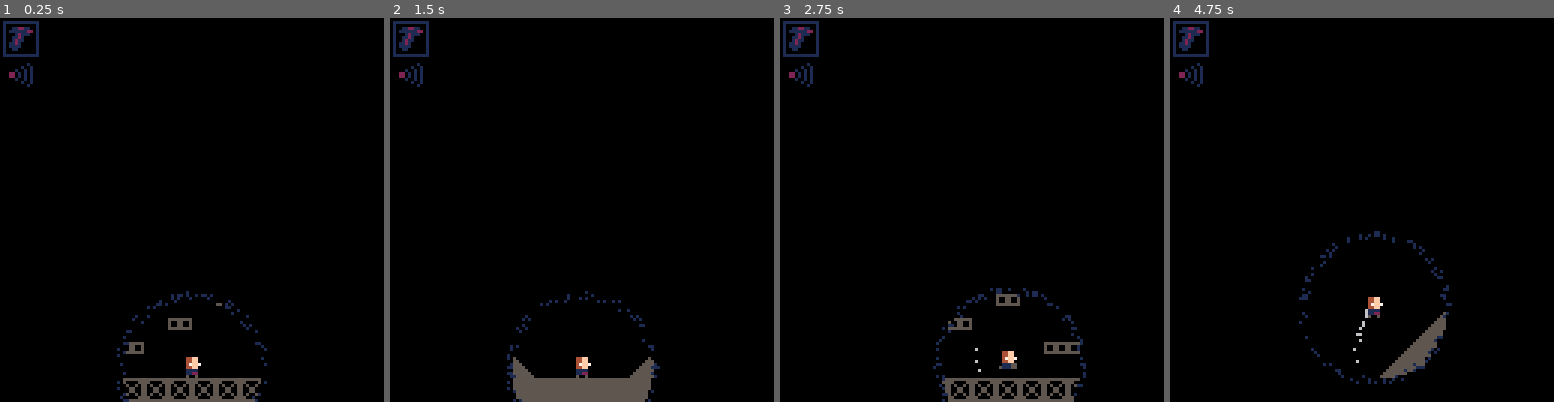
Above: before the commit, frames 1-4 (left to right).
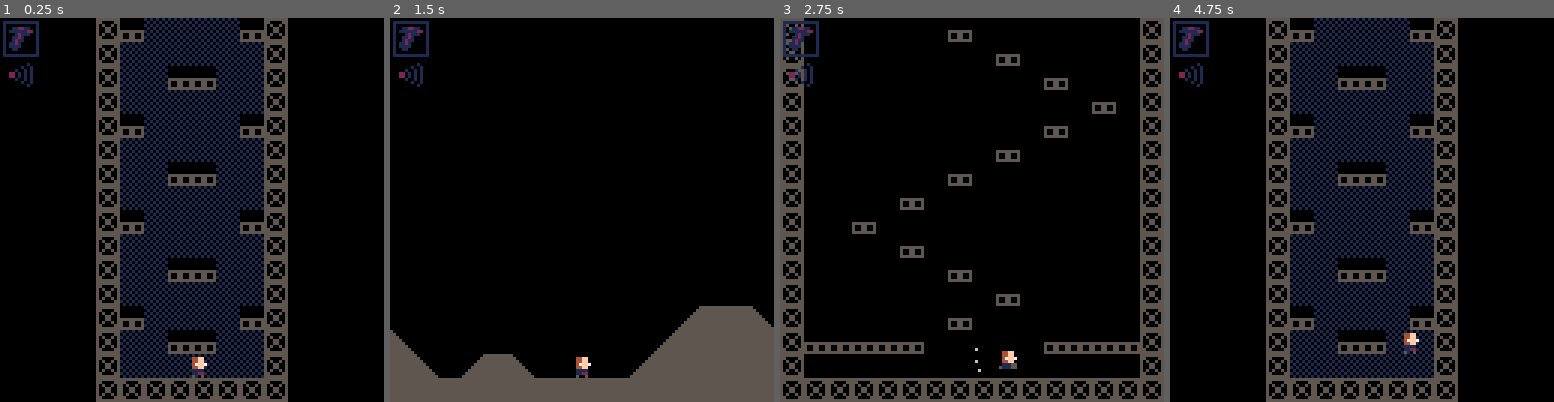
Above: after the commit, the same moments.

Repository: lmorchard/Pico-8-Carts
Game: PICO-8 cartridge vania.p8
Same seed, same stepped clock (60 frames per second), same inputs: the game is played once before the commit and once after it.
Inputs:
- Up to frame 1 (0.25 s): no input
- Up to frame 2 (1.5 s): tap X (X key) at 0.33, 1.07 s; tap O (Z key) at 0.7 s
- Up to frame 3 (2.75 s): hold Right 1.6-2.1 s; tap O (Z key) at 1.7, 2.1, 2.5 s; tap X (X key) at 1.85 s; hold Right from 2.47 s (still down)
- Up to frame 4 (4.75 s): tap O (Z key) every 0.4 s from 2.9 to 4.5 s; tap X (X key) at 2.97, 4.08 s; release Right at 3.03 s; hold Left 3.08-3.58 s; hold Right 4.02-4.68 s

The runs differ from the first frame. In frame 1, 25% of the frame differs, in the area x 25-75%, y 0-100%; in frame 2, 11%; in frame 3, 13%; in frame 4, 27%.

Commit message:
vania: playing with half height & half width scenes

Diff:
--- a/vania.p8
+++ b/vania.p8
@@ -87,14 +87,16 @@
 scene = {
  cx=0, cy=0,
  scenes={
-  {x=0, y=0, w=16, h=16, sx=60, sy=104},
-  {x=16, y=0, w=32, h=16, sx=60, sy=112},
-  {x=0, y=16, w=16, h=48, sx=60, sy=368}
+  {x=0, y=0, w=16, h=16, sx=60, sy=104, off_x=0, off_y=0},
+  {x=16, y=0, w=32, h=16, sx=60, sy=112, off_x=0, off_y=0},
+  {x=0, y=16, w=16, h=48, sx=60, sy=368, off_x=0, off_y=0},
+  {x=16, y=16, w=32, h=8, sx=10, sy=48, off_x=0, off_y=32},
+  {x=16, y=24, w=8, h=40, sx=30, sy=304, off_x=32, off_y=0}
  }
 }
 
 function scene.init()
- scene.change(3)
+ scene.change(5)
 end
 
 function scene.update()
@@ -123,7 +125,7 @@
   end
  end
 
- camera(cx, cy)
+ camera(cx - c.off_x, cy - c.off_y)
 end
 
 function scene.draw()
@@ -170,7 +172,7 @@
  }
  player.vision = {
   available=false,
-  active=true,
+  active=false,
   range=24
  }
 end
@@ -216,6 +218,7 @@
  end
 
  motion.update(player)
+ -- hud.debug = player.position.x .. ' x ' .. player.position.y
 end
 
 function player.draw()
@@ -747,149 +750,149 @@
 4545454400002627282900004345454544000000000000000000004345454545440000000043454400000000000000000000000000000000000000000000000000000000000000000000000000000000000000000000000000000000000000000000000000000000000000000000000000000000000000000000000000000000
 4545454544003637383900434545454545440043454400000000434545454545454400004345454544000000000000000000000000000000000000000000000000000000000000000000000000000000000000000000000000000000000000000000000000000000000000000000000000000000000000000000000000000000
 4040404040404040404040404040404045454545454545454545454545454545454545454545454545454545454545454500000000000000000000000000000000000000000000000000000000000000000000000000000000000000000000000000000000000000000000000000000000000000000000000000000000000000
-4040404040404040404040404040404000000000000000000000000000000000000000000000000000000000000000000000000000000000000000000000000000000000000000000000000000000000000000000000000000000000000000000000000000000000000000000000000000000000000000000000000000000000
+4040404040404040404040404040404040404040404040404040404040404040404040404040404040404040404040404000000000000000000000000000000000000000000000000000000000000000000000000000000000000000000000000000000000000000000000000000000000000000000000000000000000000000
 4000000000000000000000000000004000000000000000000000000000000000000000000000000000000000000000000000000000000000000000000000000000000000000000000000000000000000000000000000000000000000000000000000000000000000000000000000000000000000000000000000000000000000
 4000004242424242424242424200004000000000000000000000000000000000000000000000000000000000000000000000000000000000000000000000000000000000000000000000000000000000000000000000000000000000000000000000000000000000000000000000000000000000000000000000000000000000
 4000000000000000000000000000004000000000000000000000000000000000000000000000000000000000000000000000000000000000000000000000000000000000000000000000000000000000000000000000000000000000000000000000000000000000000000000000000000000000000000000000000000000000
 4041414141000000000000414141414000000000000000000000000000000000000000000000000000000000000000000000000000000000000000000000000000000000000000000000000000000000000000000000000000000000000000000000000000000000000000000000000000000000000000000000000000000000
-4000000000004100000000000000004000000000000000000000000000000000000000000000000000000000000000000000000000000000000000000000000000000000000000000000000000000000000000000000000000000000000000000000000000000000000000000000000000000000000000000000000000000000
-4000000000000000410000000000004000000000000000000000000000000000000000000000000000000000000000000000000000000000000000000000000000000000000000000000000000000000000000000000000000000000000000000000000000000000000000000000000000000000000000000000000000000000
-4000000000000000000041000000004000000000000000000000000000000000000000000000000000000000000000000000000000000000000000000000000000000000000000000000000000000000000000000000000000000000000000000000000000000000000000000000000000000000000000000000000000000000
-4000000000000000410000000000004000000000000000000000000000000000000000000000000000000000000000000000000000000000000000000000000000000000000000000000000000000000000000000000000000000000000000000000000000000000000000000000000000000000000000000000000000000000
-4000000000004100000000000000004000000000000000000000000000000000000000000000000000000000000000000000000000000000000000000000000000000000000000000000000000000000000000000000000000000000000000000000000000000000000000000000000000000000000000000000000000000000
-4000000041000000000000000000004000000000000000000000000000000000000000000000000000000000000000000000000000000000000000000000000000000000000000000000000000000000000000000000000000000000000000000000000000000000000000000000000000000000000000000000000000000000
-4000000000004100000000000000004000000000000000000000000000000000000000000000000000000000000000000000000000000000000000000000000000000000000000000000000000000000000000000000000000000000000000000000000000000000000000000000000000000000000000000000000000000000
-4000000000000000410000000000004000000000000000000000000000000000000000000000000000000000000000000000000000000000000000000000000000000000000000000000000000000000000000000000000000000000000000000000000000000000000000000000000000000000000000000000000000000000
-4000000000000000000041000000004000000000000000000000000000000000000000000000000000000000000000000000000000000000000000000000000000000000000000000000000000000000000000000000000000000000000000000000000000000000000000000000000000000000000000000000000000000000
-4000000000000000410000000000004000000000000000000000000000000000000000000000000000000000000000000000000000000000000000000000000000000000000000000000000000000000000000000000000000000000000000000000000000000000000000000000000000000000000000000000000000000000
-4000000000004100000000000000004000000000000000000000000000000000000000000000000000000000000000000000000000000000000000000000000000000000000000000000000000000000000000000000000000000000000000000000000000000000000000000000000000000000000000000000000000000000
-…(130 lines of a section not shown)…
+4000000000004100000000000000004000000000000042424200000000000000000000000000000000000000000000000000000000000000000000000000000000000000000000000000000000000000000000000000000000000000000000000000000000000000000000000000000000000000000000000000000000000000
+4000000000000000410000000000004000000041410000000000000000000000000000000000000000000000000000000000000000000000000000000000000000000000000000000000000000000000000000000000000000000000000000000000000000000000000000000000000000000000000000000000000000000000
+4000000000000000000041000000004040404040404040404040404040404040404040404040404040404040404040404000000000000000000000000000000000000000000000000000000000000000000000000000000000000000000000000000000000000000000000000000000000000000000000000000000000000000
+4000000000000000410000000000004040707070707070400000000000000000000000000000000000000000000000000000000000000000000000000000000000000000000000000000000000000000000000000000000000000000000000000000000000000000000000000000000000000000000000000000000000000000
+4000000000004100000000000000004040427070707042400000000000000000000000000000000000000000000000000000000000000000000000000000000000000000000000000000000000000000000000000000000000000000000000000000000000000000000000000000000000000000000000000000000000000000
+4000000041000000000000000000004040707042427070400000000000000000000000000000000000000000000000000000000000000000000000000000000000000000000000000000000000000000000000000000000000000000000000000000000000000000000000000000000000000000000000000000000000000000
+4000000000004100000000000000004040707070707070400000000000000000000000000000000000000000000000000000000000000000000000000000000000000000000000000000000000000000000000000000000000000000000000000000000000000000000000000000000000000000000000000000000000000000
+4000000000000000410000000000004040427070707042400000000000000000000000000000000000000000000000000000000000000000000000000000000000000000000000000000000000000000000000000000000000000000000000000000000000000000000000000000000000000000000000000000000000000000
+4000000000000000000041000000004040707070707070400000000000000000000000000000000000000000000000000000000000000000000000000000000000000000000000000000000000000000000000000000000000000000000000000000000000000000000000000000000000000000000000000000000000000000
+4000000000000000410000000000004040707042427070400000000000000000000000000000000000000000000000000000000000000000000000000000000000000000000000000000000000000000000000000000000000000000000000000000000000000000000000000000000000000000000000000000000000000000
+4000000000004100000000000000004040707070707070400000000000000000000000000000000000000000000000000000000000000000000000000000000000000000000000000000000000000000000000000000000000000000000000000000000000000000000000000000000000000000000000000000000000000000
+…(130 lines of a section not shown)…
Not shown, changed: 40 lines of the sprite sheet (__gfx__) section of vania.p8
